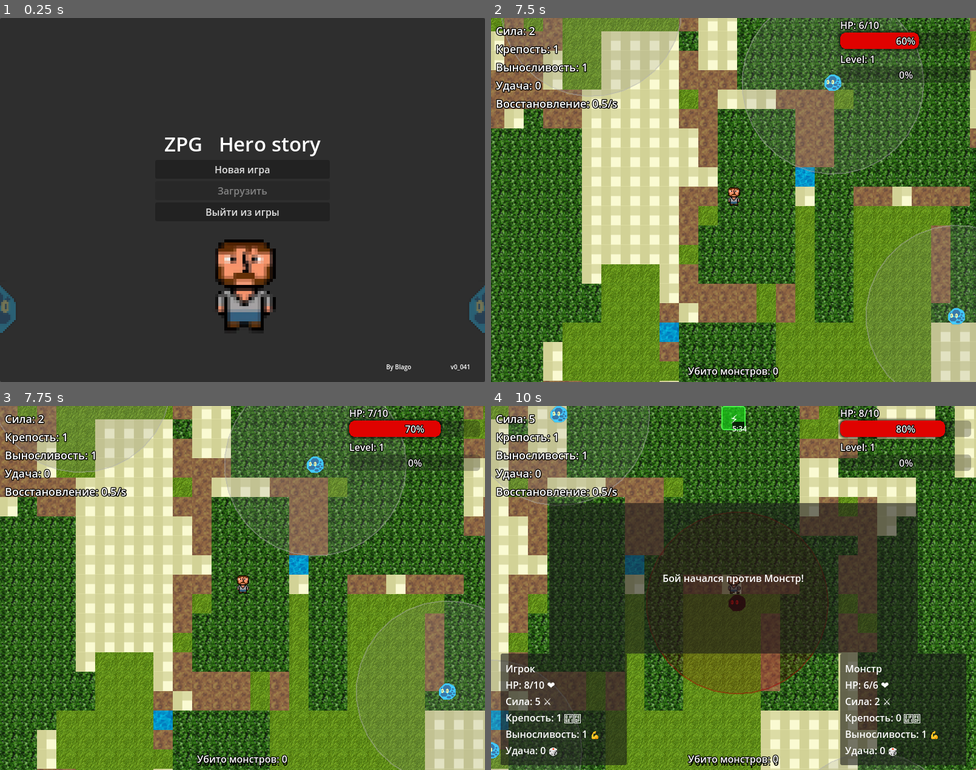
Above: before the commit, frames 1-4 (two rows, left to right).
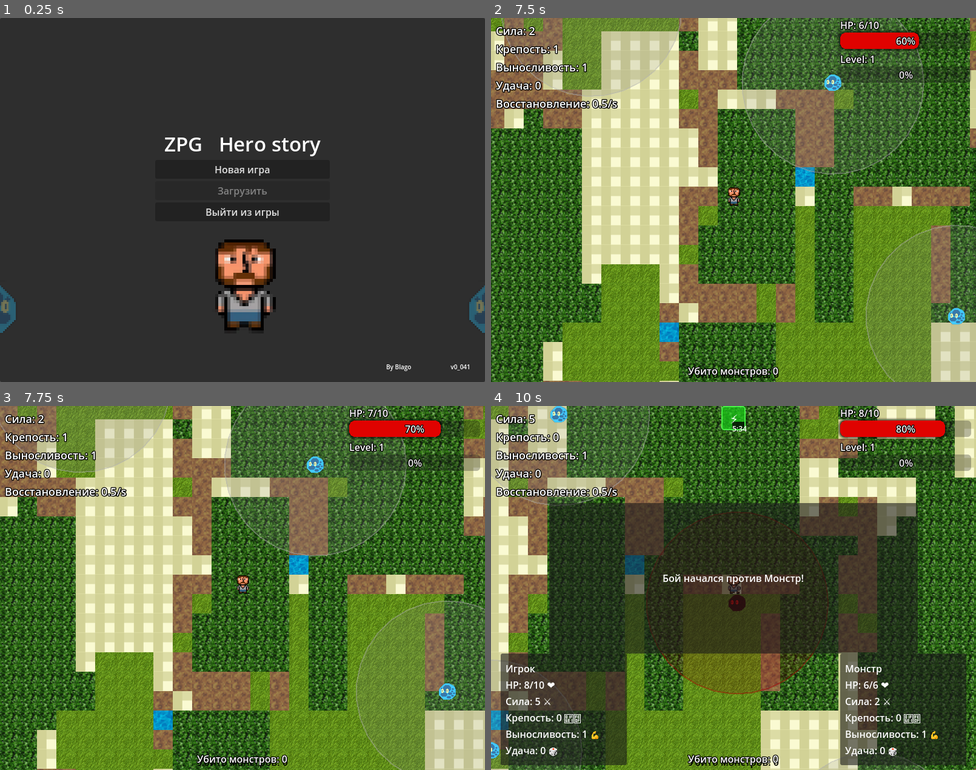
Above: after the commit, the same moments.

Repository: SergeyYan/zpg-hero-story
Game: Godot game, scene res://Menu/MainMenu.tscn
The game is run twice, just before and just after one commit, with the same random seed, the same clock (stepped at 60 frames per second) and the same inputs.
Inputs:
- Up to frame 1 (0.25 s): no input
- Up to frame 2 (7.5 s): click "Новая игра" at 0.5 s; click "+1" at 1.25 s; click "+1" at 2 s; click "+1" at 2.75 s; click "Подтвердить" at 3.5 s; tap Enter (ui_accept) at 4.25, 4.52, 5.27, 6.77 s
- Up to frame 3 (7.75 s): tap Enter (ui_accept) at 7.52 s
- Up to frame 4 (10 s): tap Enter (ui_accept) at 8.27, 9.77 s

Frames 1-3 are identical in both runs. In frame 4, less than 0.1% of the frame differs, in the area x 12-15%, y 7-87%.

Commit message:
V0_053
v0_053

Diff:
--- a/characters/PlayerHUD.gd
+++ b/characters/PlayerHUD.gd
@@ -74,6 +74,7 @@
 
 func update_stats_display():
 	var effective_stats = player_stats_instance.get_effective_stats()
+
 	# Обновляем ТОЛЬКО характеристики
 	if strength_label:
 		strength_label.text = "Сила: %d" % effective_stats["strength"]
@@ -277,9 +278,26 @@
 
 func _get_status_emoji(status_id: String) -> String:
 	var emoji_dict = {
-		"well_fed": "🍖", "good_shoes": "👟", "inspired": "💡",
-		"adrenaline": "⚡", "lucky_day": "🍀", "sore_knees": "🦵",
-		"crying": "😢", "exhausted": "😴", "bad_luck": "☂️", "minor_injury": "🩹"
+		# ПОЛОЖИТЕЛЬНЫЕ СТАТУСЫ
+		"well_fed": "🍖",
+		"good_shoes": "👟",
+		"inspired": "💡",
+		"adrenaline": "⚡",
+		"lucky_day": "🍀",
+		"potion_splash": "🧴",        # Облился зельем
+		"strange_mushroom": "🍄",     # Съел непонятный гриб
+		"cloak_tent": "👻",           # Надел плащ-палатку
+		"mage_potion": "⚗️",          # Выпил напиток берсерка
+		"phoenix_feather": "🪶",      # Нашел перо феникса
+		# ОТРИЦАТЕЛЬНЫЕ СТАТУСЫ
+		"sore_knees": "🦵",
+		"crying": "😢",
+		"exhausted": "😴",
+		"bad_luck": "☂️",
+		"minor_injury": "🩹",
+		"swamp_bog": "🟤",            # Увяз в болоте
+		"snake_bite": "🐍",           # Укус опытной змеи
+		"stunned": "💫"               # Ошеломлен ударом
 	}
 	return emoji_dict.get(status_id, "❓")
 
--- a/characters/PlayerStats.gd
+++ b/characters/PlayerStats.gd
@@ -11,6 +11,7 @@
 signal statuses_changed()  # ← Новый сигнал
 
 @export var stats_system: StatsSystem = StatsSystem.new()
+
 # Заменяем статические значения на систему характеристик
 #var stats_system: StatsSystem = StatsSystem.new()
 var current_health: int
@@ -22,7 +23,7 @@
 var active_statuses: Array[StatusEffect] = []
 var max_concurrent_statuses: int = 3
 var accumulated_regen: float = 0.0
-
+var is_invisible: bool = false
 var status_library: Dictionary = {}
 
 # Геттеры для удобства
@@ -75,29 +76,66 @@
 	status_library["well_fed"].luck_modifier = 2
 
 	status_library["good_shoes"] = StatusEffect.new(
-		"good_shoes", "Удобная обувь", "+15% скорости передвижения",
+		"good_shoes", "Удобная обувь", "+25% скорости передвижения",
 		StatusEffect.StatusType.POSITIVE, randf_range(300, 600)
 	)
-	status_library["good_shoes"].speed_modifier = 1.15
+	status_library["good_shoes"].speed_modifier = 1.25
 
 	status_library["inspired"] = StatusEffect.new(
-		"inspired", "Вдохновение", "+3 к удаче, +50% регенерации",
+		"inspired", "Вдохновение", "+5 к удаче, и чуть к регенерации",
 		StatusEffect.StatusType.POSITIVE, randf_range(240, 720)  # 4-8 минут
 	)
-	status_library["inspired"].luck_modifier = 3
+	status_library["inspired"].luck_modifier = 5
 	status_library["inspired"].health_regen_modifier = 0.5
 
 	status_library["adrenaline"] = StatusEffect.new(
-		"adrenaline", "Выброс адреналина", "+25% скорости, +3 к силе",
+		"adrenaline", "Выброс адреналина", "увеличение скорости, силы, уменьшение выносливости",
 		StatusEffect.StatusType.POSITIVE, randf_range(180, 540)  # 3-5 минут
 	)
 	status_library["adrenaline"].speed_modifier = 1.25
 	status_library["adrenaline"].strength_modifier = 3
+	status_library["adrenaline"].fortitude_modifier = -3
 
 	status_library["lucky_day"] = StatusEffect.new(
 		"lucky_day", "Счастливый день", "Удвоенный шанс крита",
 		StatusEffect.StatusType.POSITIVE, randf_range(300, 900)  # 10-15 минут
 	)
+
+	status_library["potion_splash"] = StatusEffect.new(
+		"potion_splash", "Облился зельем", "Восстановление здоровья +5",
+		StatusEffect.StatusType.POSITIVE, randf_range(90, 240)  # 10-15 секунд
+	)
+	status_library["potion_splash"].health_regen_modifier = 5.0
+
+	# 2. "Съел непонятный гриб" - увеличение скорости
+	status_library["strange_mushroom"] = StatusEffect.new(
+		"strange_mushroom", "Съел непонятный гриб", "Суперскорость 50%",
+		StatusEffect.StatusType.POSITIVE, randf_range(60, 300)  # 20-30 секунд
+	)
+	status_library["strange_mushroom"].speed_modifier = 2.0  # ×2 скорости
+
+	# 3. "Надел плащ-палатку" - невидимость (специальная логика)
+	status_library["cloak_tent"] = StatusEffect.new(
+		"cloak_tent", "Надел плащ-палатку", "Невидимость",
+		StatusEffect.StatusType.POSITIVE, randf_range(30, 90)  # 30-90 секунд
+	)
+	# Невидимость будет обрабатываться отдельно в коде игрока
+
+	# 4. "Выпил напиток мага" - увеличение урона
+	status_library["mage_potion"] = StatusEffect.new(
+		"mage_potion", "Выпил напиток берсерка", "Больше силы, меньше крепости",
+		StatusEffect.StatusType.POSITIVE, randf_range(200, 600)  # 20-25 секунд
+	)
+	status_library["mage_potion"].strength_modifier = 5  # +5 к силе
+	status_library["mage_potion"].fortitude_modifier = -5
+
+	# 5. "Нашел перо феникса" - защита
+	status_library["phoenix_feather"] = StatusEffect.new(
+		"phoenix_feather", "Нашел перо феникса", "Повышение защиты",
+		StatusEffect.StatusType.POSITIVE, randf_range(90, 720)  # 35-40 секунд
+	)
+	status_library["phoenix_feather"].fortitude_modifier = 10  # +10 к защите
+
 	# Особый статус - обрабатывается отдельно
 
 	# НЕГАТИВНЫЕ СТАТУСЫ (красный)
@@ -117,11 +155,11 @@
 	status_library["crying"].luck_modifier = -1
 
 	status_library["exhausted"] = StatusEffect.new(
-		"exhausted", "Истощение", "-10% регенерации, -25% скорости",
+		"exhausted", "Истощение", "Меньше регенерации, -25% скорости",
 		StatusEffect.StatusType.NEGATIVE, randf_range(180, 540)  # 7-12 минут
 	)
 	status_library["exhausted"].speed_modifier = 0.75
-	status_library["exhausted"].health_regen_modifier = -0.1
+	status_library["exhausted"].health_regen_modifier = -0.5
 
 	status_library["bad_luck"] = StatusEffect.new(
 		"bad_luck", "Неудачный день", "-5 к удаче",
@@ -135,6 +173,30 @@
 	)
 	status_library["minor_injury"].endurance_modifier = -1
 	status_library["minor_injury"].fortitude_modifier = -1
+
+	# 6. "Увяз в болоте" - замедление
+	status_library["swamp_bog"] = StatusEffect.new(
+		"swamp_bog", "Увяз в болоте", "Замедление",
+		StatusEffect.StatusType.NEGATIVE, randf_range(30, 240)  # 12-15 секунд
+	)
+	status_library["swamp_bog"].speed_modifier = 0.4  # ×0.4 скорости
+
+	# 7. "Укус ядовитой змеи" - периодический урон
+	status_library["snake_bite"] = StatusEffect.new(
+		"snake_bite", "Укус опытной змеи", "Постепенный урон и потеря опыта",
+		StatusEffect.StatusType.NEGATIVE, randf_range(10, 30)  # 10-12 секунд
+	)
+	status_library["snake_bite"].health_regen_modifier = -2
+	# Урон будет обрабатываться отдельно
+
+	# 8. "Ошеломлен ударом" - оглушение
+	status_library["stunned"] = StatusEffect.new(
+		"stunned", "Ошеломлен ударом", "Не может двигаться",
+		StatusEffect.StatusType.NEGATIVE, randf_range(10, 60)  # 3-5 секунд
+	)
+	status_library["stunned"].speed_modifier = -10.0
+	# Оглушение будет обрабатываться отдельно
+
 
 func _create_status_timer():
 	var timer = Timer.new()
@@ -145,14 +207,28 @@
 	timer.start()
 
 func _update_statuses():
-
 	var statuses_to_remove = []
+	var was_invisible = is_invisible
+	is_invisible = false
 
 	for status in active_statuses:
 		status.duration -= 1.0
+
+		# ОБРАБОТКА СПЕЦИАЛЬНЫХ ЭФФЕКТОВ
+		match status.id:
+			"snake_bite":
+				# Уменьшение опыта каждую секунду вместо урона
+				if current_exp > 0:
+					current_exp = max(0, current_exp - 1)  # -1 exp в секунду
+					exp_gained.emit()  # Обновляем UI опыта
+			"cloak_tent":
+				is_invisible = true
+
 		if status.duration <= 0:
 			statuses_to_remove.append(status)
 
+	if was_invisible != is_invisible:
+		statuses_changed.emit()  # Обновим UI
 
 	for status in statuses_to_remove:
 		active_statuses.erase(status)
@@ -162,6 +238,11 @@
 		statuses_changed.emit()
 		stats_changed.emit()
 
+func is_player_invisible() -> bool:
+	for status in active_statuses:
+		if status.id == "cloak_tent":
+			return true
+	return false
 
 func add_status(status_id: String):
 	# ПРОВЕРКА НА ДУБЛИКАТЫ
@@ -176,9 +257,13 @@
 
 	if status_library.has(status_id):
 		var template = status_library[status_id]
+
 		var new_status = StatusEffect.new(
-			template.id, template.name, template.description,
-			template.type, randf_range(60, 600)
+			template.id,
+			template.name,
+			template.description,
+			template.type,
+			randf_range(60, 600)  # случайная длительность
 		)
 
 		# КОПИРУЕМ МОДИФИКАТОРЫ из шаблона
@@ -189,6 +274,7 @@
 		new_status.luck_modifier = template.luck_modifier
 		new_status.health_regen_modifier = template.health_regen_modifier
 
+
 		active_statuses.append(new_status)
 		statuses_changed.emit()
 		stats_changed.emit()
@@ -203,7 +289,8 @@
 			break
 
 func get_effective_stats() -> Dictionary:
-	var effective = {
+	# БАЗОВЫЕ значения (копируем)
+	var base_stats = {
 		"speed": 1.0,
 		"strength": stats_system.strength,
 		"fortitude": stats_system.fortitude,
@@ -212,15 +299,35 @@
 		"health_regen": stats_system.get_health_regen()
 	}
 
-	for status in active_statuses:
-		effective.speed *= status.speed_modifier
-		effective.strength += status.strength_modifier
-		effective.fortitude += status.fortitude_modifier
-		effective.endurance += status.endurance_modifier
-		effective.luck += status.luck_modifier
-		effective.health_regen += status.health_regen_modifier
-
-	return effective
+	# НАКАПЛИВАЕМ бонусы ОТДЕЛЬНО
+	var total_speed_bonus = 0.0
+	var total_strength_bonus = 0
+	var total_fortitude_bonus = 0
+	var total_endurance_bonus = 0
+	var total_luck_bonus = 0
+	var total_health_regen_bonus = 0.0
+
+	for i in range(active_statuses.size()):
+		var status = active_statuses[i]
+
+		total_speed_bonus += (status.speed_modifier - 1.0)
+		total_strength_bonus += status.strength_modifier
+		total_fortitude_bonus += status.fortitude_modifier
+		total_endurance_bonus += status.endurance_modifier
+		total_luck_bonus += status.luck_modifier
+		total_health_regen_bonus += status.health_regen_modifier
+
+	# ПРИМЕНЯЕМ бонусы ОДИН РАЗ
+	var result = {
+		"speed": max(0.1, base_stats.speed + total_speed_bonus),
+		"strength": max(0, base_stats.strength + total_strength_bonus),
+		"fortitude": max(0, base_stats.fortitude + total_fortitude_bonus),
+		"endurance": max(0, base_stats.endurance + total_endurance_bonus),
+		"luck": max(0, base_stats.luck + total_luck_bonus),
+		"health_regen": max(0.0, base_stats.health_regen + total_health_regen_bonus)
+	}
+
+	return result
 
 func get_crit_chance_with_modifiers() -> float:
 	var base_chance = stats_system.get_crit_chance()
@@ -233,21 +340,22 @@
 # Методы для получения статусов в разных ситуациях
 func apply_post_battle_effects():
 	if randf() < 0.3:  # 30% шанс получить негативный статус после боя
-		var negative_statuses = ["sore_knees", "minor_injury", "exhausted"]
+		var negative_statuses = ["sore_knees", "minor_injury", "exhausted", "swamp_bog", "snake_bite", "stunned"]
 		add_status(negative_statuses[randi() % negative_statuses.size()])
 
 	if randf() < 0.4:  # 40% шанс получить позитивный статус
-		var positive_statuses = ["well_fed", "adrenaline", "inspired"]
+		var positive_statuses = ["well_fed", "adrenaline", "inspired", "potion_splash", "strange_mushroom", "mage_potion", "phoenix_feather"]
 		add_status(positive_statuses[randi() % positive_statuses.size()])
 
 
 func apply_movement_effects():
 	if randf() < 0.2:  # 10% шанс при движении
 		if randf() < 0.6:  # 60% из них - положительные
-			var positive_statuses = ["good_shoes", "adrenaline"]
+			var positive_statuses = ["good_shoes", "adrenaline", "cloak_tent"]
 			add_status(positive_statuses[randi() % positive_statuses.size()])
 		else:
-			add_status("sore_knees")
+			var negative_statuses = ["sore_knees", "swamp_bog"]
+			add_status(negative_statuses[randi() % negative_statuses.size()])
 
 func apply_level_up_effects():
 	# При получении уровня всегда даем позитивный статус
--- a/characters/monster.gd
+++ b/characters/monster.gd
@@ -67,7 +67,11 @@
 		var distance = global_position.distance_to(player.global_position)
 		var was_chasing = chasing
 
-		if distance <= aggro_range:
+		# ДОБАВЛЯЕМ ПРОВЕРКУ НА НЕВИДИМОСТЬ
+		var player_stats = get_tree().get_first_node_in_group("player_stats")
+		var is_invisible = player_stats and player_stats.is_player_invisible()
+
+		if distance <= aggro_range and not is_invisible:
 			chasing = true
 			if not _is_aggro:  # Только если агро только началось
 				_start_aggro_effect()
--- a/characters/player.gd
+++ b/characters/player.gd
@@ -2,6 +2,7 @@
 extends CharacterBody2D
 
 @export var SPEED := 100.0
+@onready var original_modulate = modulate
 
 var _water_slowdown := 1.0
 var speed: float = SPEED  # Базовая скорость
@@ -152,12 +153,23 @@
 func _process(delta: float) -> void:
 	_update_speed_from_statuses()
 	# Регенерация здоровья вне боя - работает ВСЕГДА!
+
+	# ДОБАВЛЯЕМ ВИЗУАЛЬНЫЙ ЭФФЕКТ НЕВИДИМОСТИ
+	var player_stats = get_tree().get_first_node_in_group("player_stats")
+	if player_stats and player_stats.is_player_invisible():
+		modulate.a = 0.3  # Полупрозрачность
+		# Можно добавить дополнительные эффекты
+	else:
+		modulate.a = 1.0  # Полная непрозрачность
+
 	# Убираем проверку на is_paused - она только для движения!
 	if not is_in_battle():  # ← Только проверка на бой!
-		var player_stats = get_tree().get_first_node_in_group("player_stats")
+		#var player_stats = get_tree().get_first_node_in_group("player_stats")
 		if player_stats and player_stats.current_health < player_stats.get_max_health():
 #			print("Регенерация активна (стояние)")
 			player_stats.regenerate_health(delta)
+
+
 
 func _update_speed_from_statuses():
 	var player_stats = get_tree().get_first_node_in_group("player_stats")
